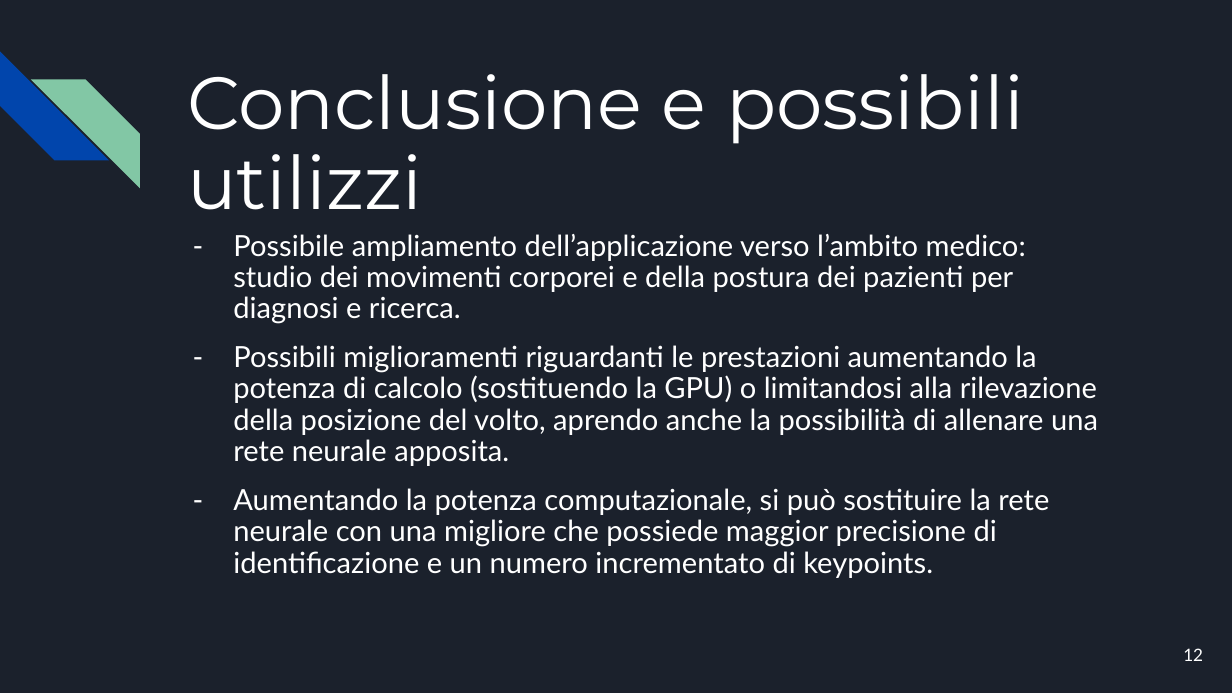
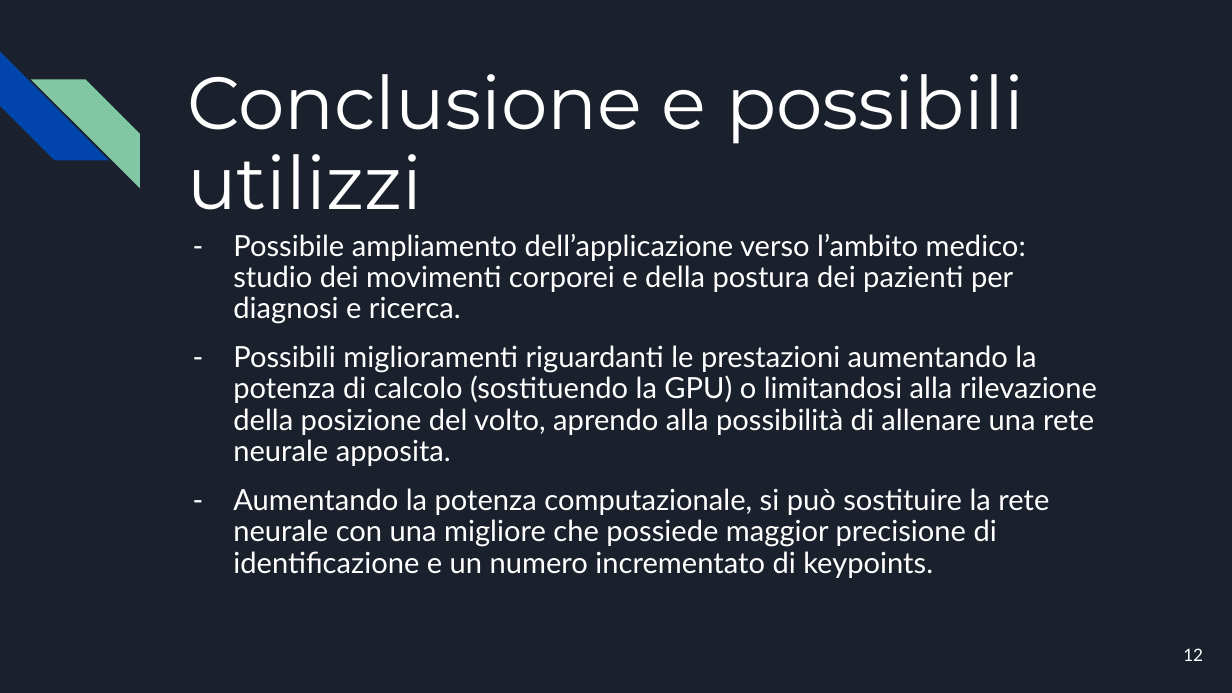
Before and after one commit to FrancescoLuzzi/Tesi, a slide deck: slide 12 of Presentazione.pptx. Drawn at 1232x693 pixels with LibreOffice and Linux fonts; fonts in the diff are those of the drawing. Boxes give left, top, right and bottom in pixels: in the first picture for what was removed or moved away, otherwise in the second. Text is boxed around its words. In the diff, an @@ line names an element or a change of style, - is before the commit and + after.

```diff
--- a/Presentazione.pptx
+++ b/Presentazione.pptx
@@ text at (233,345,1097,466): text changed @@
-– Possibili miglioramenti riguardanti le prestazioni aumentando la potenza di calcolo (sostituendo la GPU) o limitandosi alla rilevazione della posizione del volto, aprendo anche la possibilità di allenare una rete neurale apposita.
+– Possibili miglioramenti riguardanti le prestazioni aumentando la potenza di calcolo (sostituendo la GPU) o limitandosi alla rilevazione della posizione del volto, aprendo alla possibilità di allenare una rete neurale apposita.
```
Also in this commit, not shown: 1 other slide changed.
